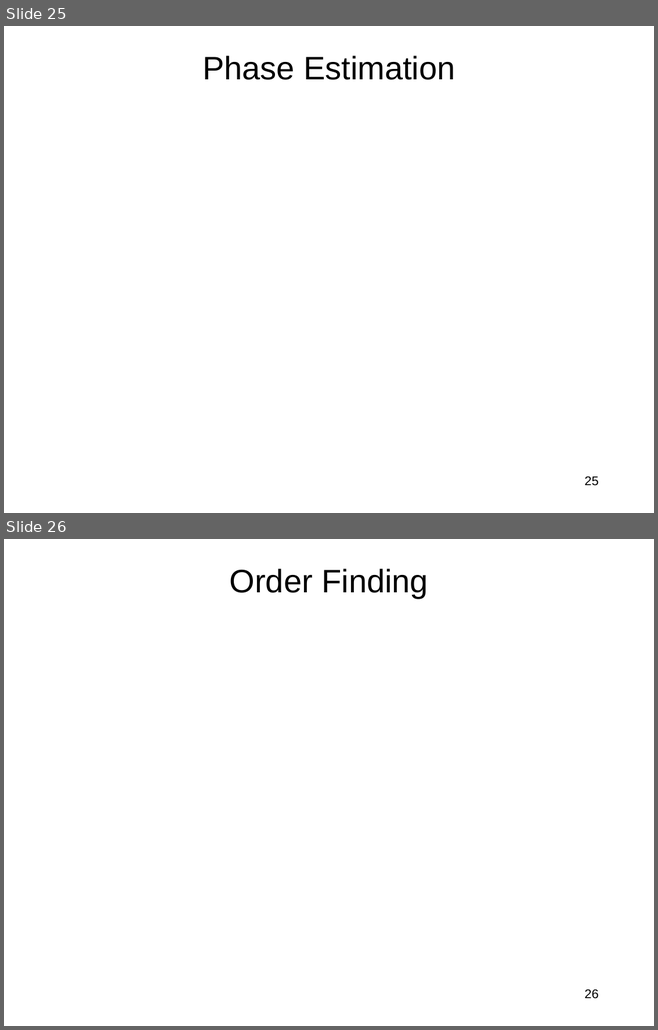
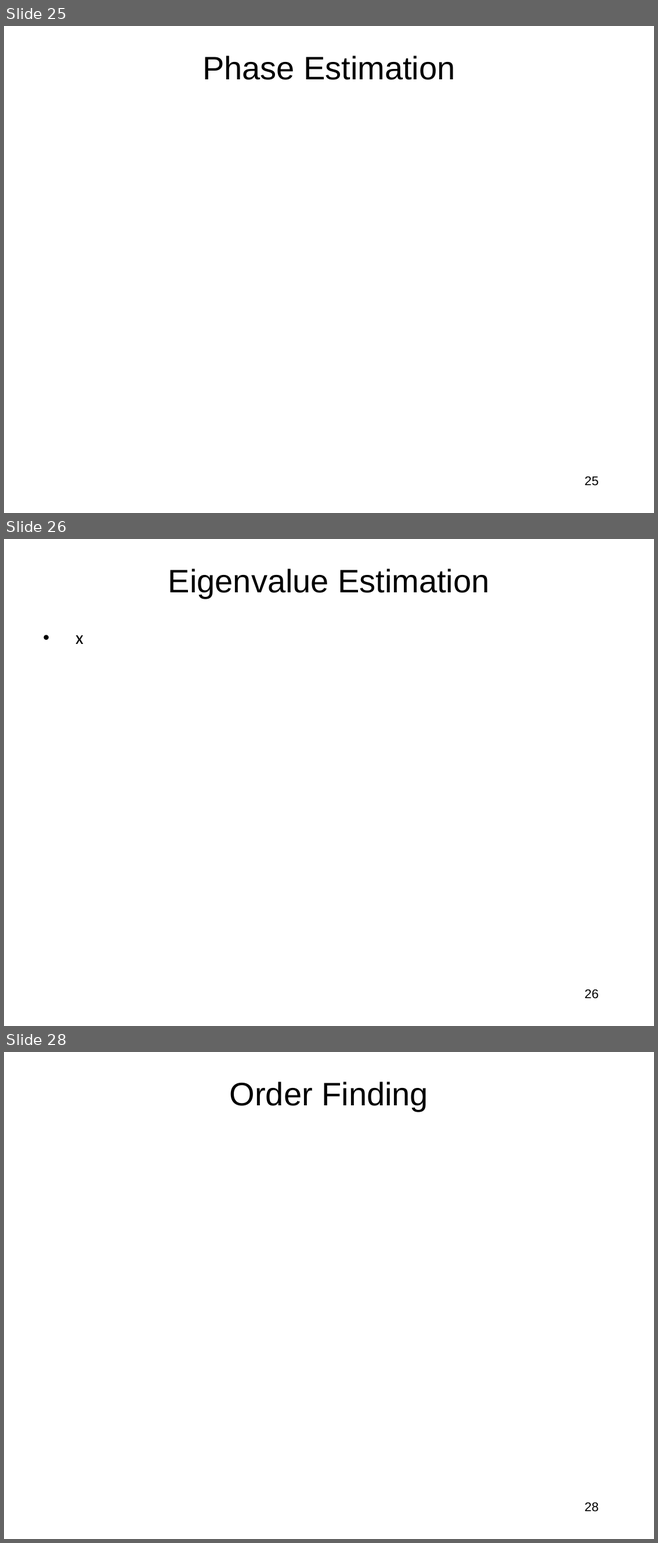
Before and after one commit to jlmucb/class_notes, a slide deck: BerkeleyClass/CS290Spring2013/Lectures/QC.pptx. Shown one above the other, each under a label of ours: slides 25 and 26 before the commit, slides 25, 26 and 28 after it; the slides between them are not shown. The pictures are 658x1030 and 658x1543 pixels, drawn with LibreOffice and Linux fonts; fonts in the diff are those of the drawing; grey boxes stand for pictures. Boxes give left, top, right and bottom in pixels: in the first picture for what was removed or moved away, otherwise in the second. Text is boxed around its words. In the diff, an @@ line names an element or a change of style, - is before the commit and + after.

```diff
--- a/BerkeleyClass/CS290Spring2013/Lectures/QC.pptx
+++ b/BerkeleyClass/CS290Spring2013/Lectures/QC.pptx
@@ slide 26 added at [4,539,654,1026], background #FFFFFF @@
@@ title added at [168,569,489,598], 36 pt, text #000000 @@
+Eigenvalue Estimation
@@ text added at [75,635,83,644], 20 pt, text #000000 @@
+• x
@@ page number added at [584,989,598,999], 14 pt, text #000000 @@
+26
@@ what was slide 26 is now slide 28 @@
@@ page number at [584,1502,598,1512]: text changed @@
-26
+28
```
Also in this commit, not shown: 6 slides changed, 6 other slides added, 4 slides removed.
